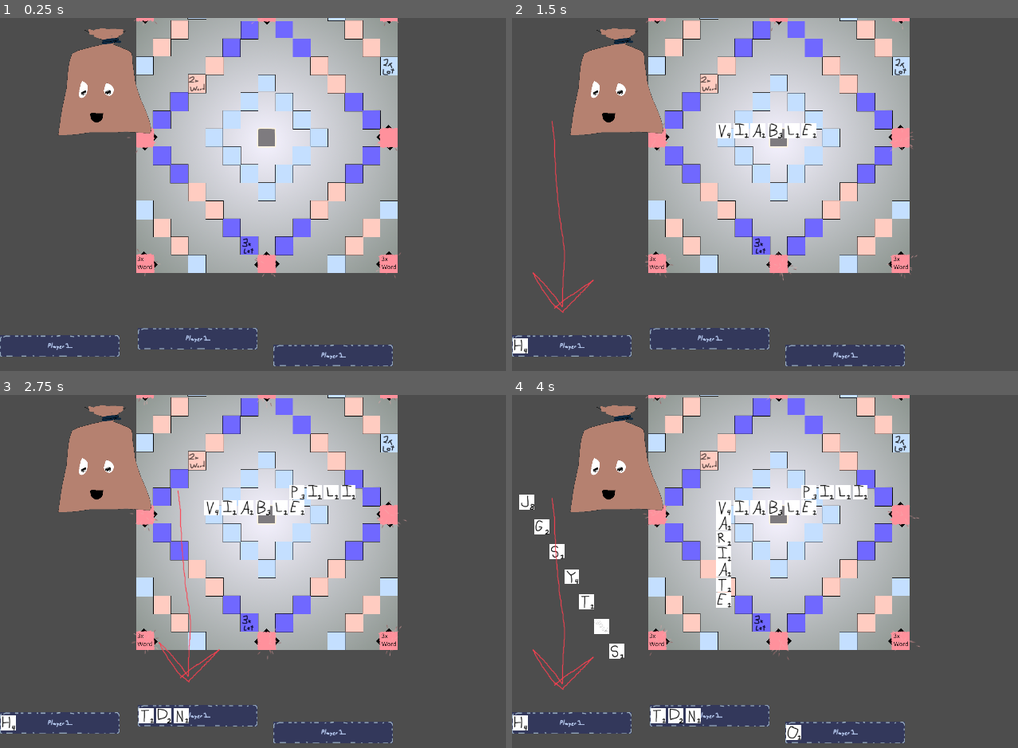
Above: before the commit, frames 1-4 (two rows, left to right).
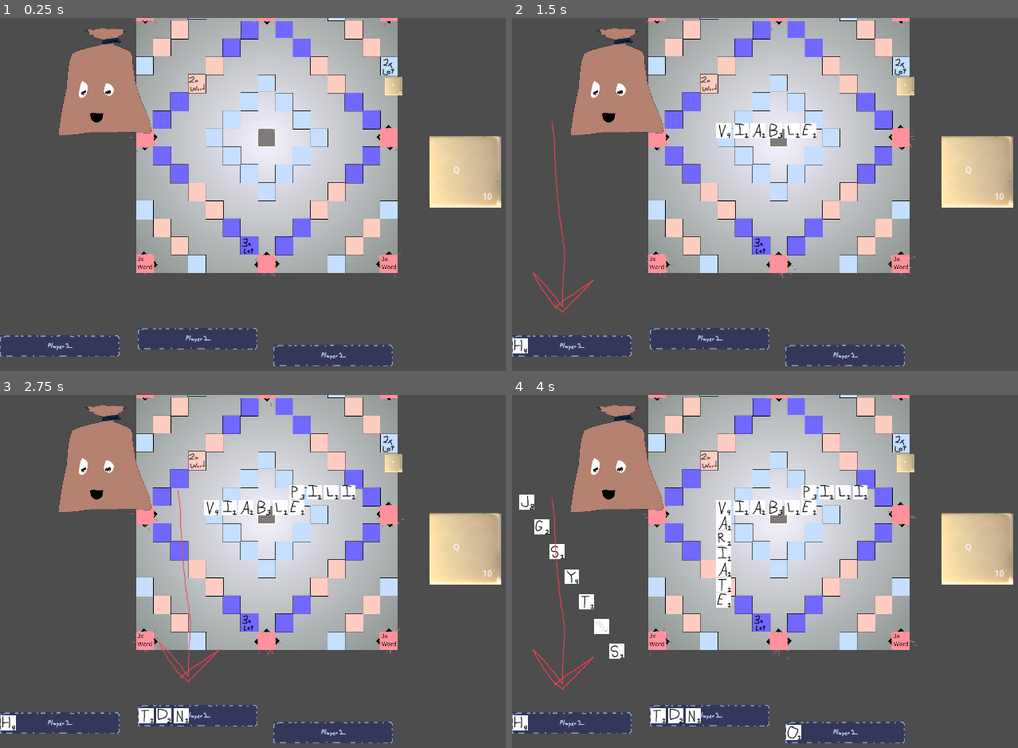
Above: after the commit, the same moments.

Repository: jamie-hello/game-by-jamie-and-xom
Game: Godot game, scene res://main.tscn
Two runs of this game, one before a commit and one after it. Both use one fixed random seed, a clock stepped at 60 frames per second and the inputs below.
Inputs (mouse positions are in pixels of both pictures, inside the frame that each line leads up to):
- Up to frame 1 (0.25 s): no input
- Up to frame 2 (1.5 s): tap Enter at 0.5 s; move the mouse to (972, 180) at 0.52 s; press the mouse at (972, 180) at 0.53 s; tap Space at 1.25 s; move the mouse to (810, 130) at 1.27 s; release the mouse at (810, 130) at 1.28 s; click (810, 130) at 1.35 s
- Up to frame 3 (2.75 s): move the mouse to (10, 723) at 2.02 s; press the mouse at (10, 723) at 2.03 s
- Up to frame 4 (4 s): move the mouse to (759, 507) at 2.77 s; release the mouse at (759, 507) at 2.78 s; click (759, 507) at 2.85 s; move the mouse to (724, 507) at 3.52 s; press the mouse at (724, 507) at 3.53 s

The runs differ from the first frame. In frame 1, 3.1% of the frame differs, in the area x 25-100%, y 0-74%; in frame 2, 3.1%; in frame 3, 3.1%, in the area x 26-100%, y 0-75%; in frame 4, 3.1%.

Commit message:
next graphic
tile

Diff:
--- a/board.tscn
+++ b/board.tscn
@@ -23,7 +23,7 @@
 emission_shape = 6
 emission_ring_axis = Vector3(0, 0, 1)
 emission_ring_height = 1.0
-emission_ring_radius = 60.0
+emission_ring_radius = 50.0
 emission_ring_inner_radius = 30.0
 particle_flag_align_y = true
 particle_flag_disable_z = true
--- a/main.tscn
+++ b/main.tscn
@@ -1,13 +1,16 @@
-[gd_scene load_steps=9 format=3 uid="uid://2v74n5qo7jyh"]
+[gd_scene load_steps=11 format=3 uid="uid://2v74n5qo7jyh"]
 
 [ext_resource type="Script" path="res://main.gd" id="1_63v1i"]
 [ext_resource type="PackedScene" uid="uid://b8aykduqsqo68" path="res://word_ai.tscn" id="2_374l1"]
 [ext_resource type="Script" path="res://phase_singleton.gd" id="4_6gvyf"]
 [ext_resource type="PackedScene" uid="uid://cnfeyum3ky12d" path="res://board.tscn" id="5_2uyb6"]
 [ext_resource type="Texture2D" uid="uid://cxre1hq4skr8f" path="res://img/sack.png" id="8_4rhig"]
+[ext_resource type="Texture2D" uid="uid://c87tx7xfu7e5i" path="res://img/tile hi-res.png" id="9_kmoio"]
 [ext_resource type="PackedScene" uid="uid://dcvk0hmraq7o1" path="res://tile.tscn" id="15_rrxli"]
 [ext_resource type="Script" path="res://bag.gd" id="16_o01yg"]
 [ext_resource type="PackedScene" uid="uid://c1vhlig43wshy" path="res://deal_zone_player.tscn" id="16_pu1g3"]
+
+[sub_resource type="Theme" id="Theme_6hi3u"]
 
 [node name="Main" type="Node"]
 script = ExtResource("1_63v1i")
@@ -59,6 +62,44 @@
 [node name="DealZone Player3" parent="dealerUI" instance=ExtResource("16_pu1g3")]
 position = Vector2(669, 678)
 
+[node name="TileHi-res" type="Sprite2D" parent="."]
+position = Vector2(934, 308)
+texture = ExtResource("9_kmoio")
+
+[node name="RichTextLabel" type="RichTextLabel" parent="TileHi-res"]
+offset_left = -24.0
+offset_top = -14.0
+offset_right = 40.0
+offset_bottom = 40.0
+theme = SubResource("Theme_6hi3u")
+text = "Q"
+
+[node name="RichTextLabel2" type="RichTextLabel" parent="TileHi-res"]
+offset_left = 35.0
+offset_top = 39.0
+offset_right = 70.0
+offset_bottom = 67.0
+text = "10"
+
+[node name="TileHi-res2" type="Sprite2D" parent="."]
+position = Vector2(790, 137)
+scale = Vector2(0.246599, 0.253448)
+texture = ExtResource("9_kmoio")
+
+[node name="RichTextLabel" type="RichTextLabel" parent="TileHi-res2"]
+offset_left = -12.0
+offset_top = -20.0
+offset_right = 28.0
+offset_bottom = 8.0
+text = "Q"
+
+[node name="RichTextLabel2" type="RichTextLabel" parent="TileHi-res2"]
+offset_left = 45.0
+offset_top = 39.0
+offset_right = 77.0
+offset_bottom = 75.0
+text = "10"
+
 [connection signal="timeout" from="PhaseSingleton/TimerFirstTurn1" to="PhaseSingleton" method="_on_timer_first_turn_1_timeout"]
 [connection signal="timeout" from="PhaseSingleton/TimerFirstTurn2" to="PhaseSingleton" method="_on_timer_first_turn_2_timeout"]
 [connection signal="timeout" from="PhaseSingleton/TimerFirstTurn3" to="PhaseSingleton" method="_on_timer_first_turn_3_timeout"]
Binary file added: img/tile hi-res.png
Not shown, added: img/tile hi-res.png.import
